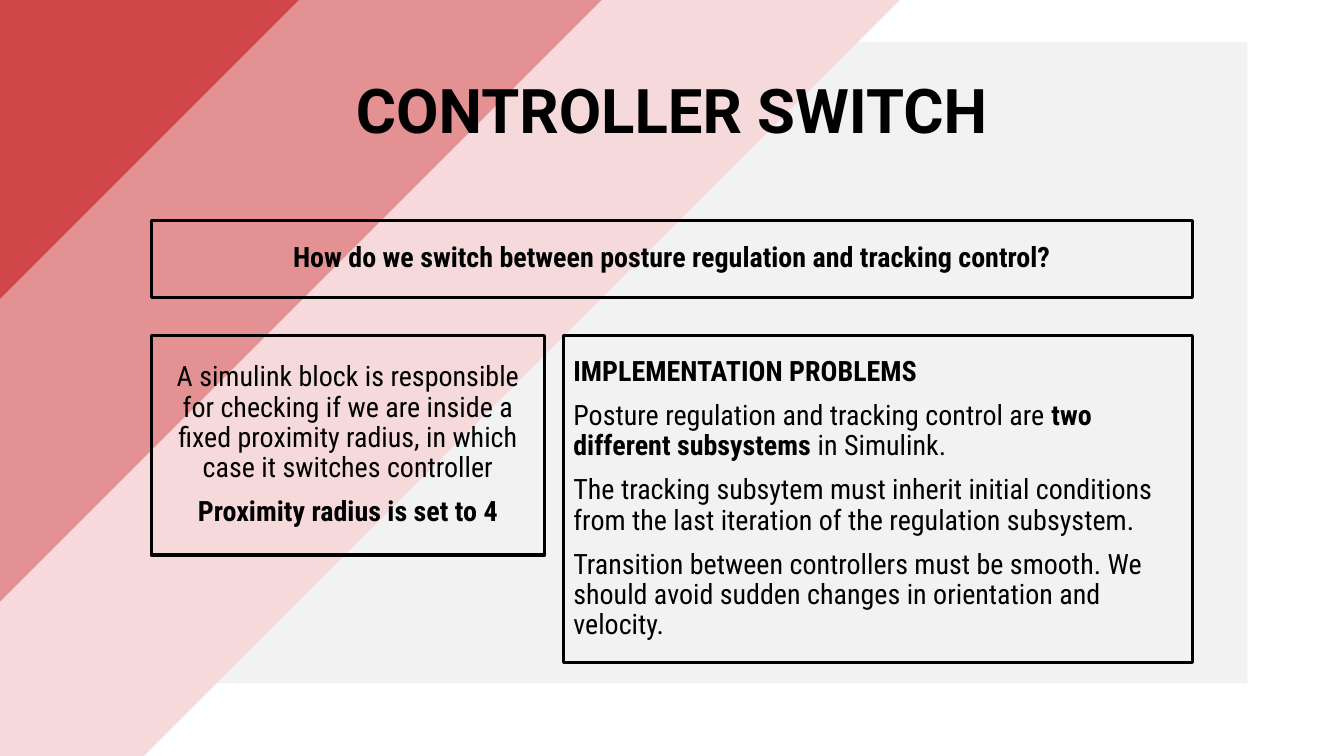
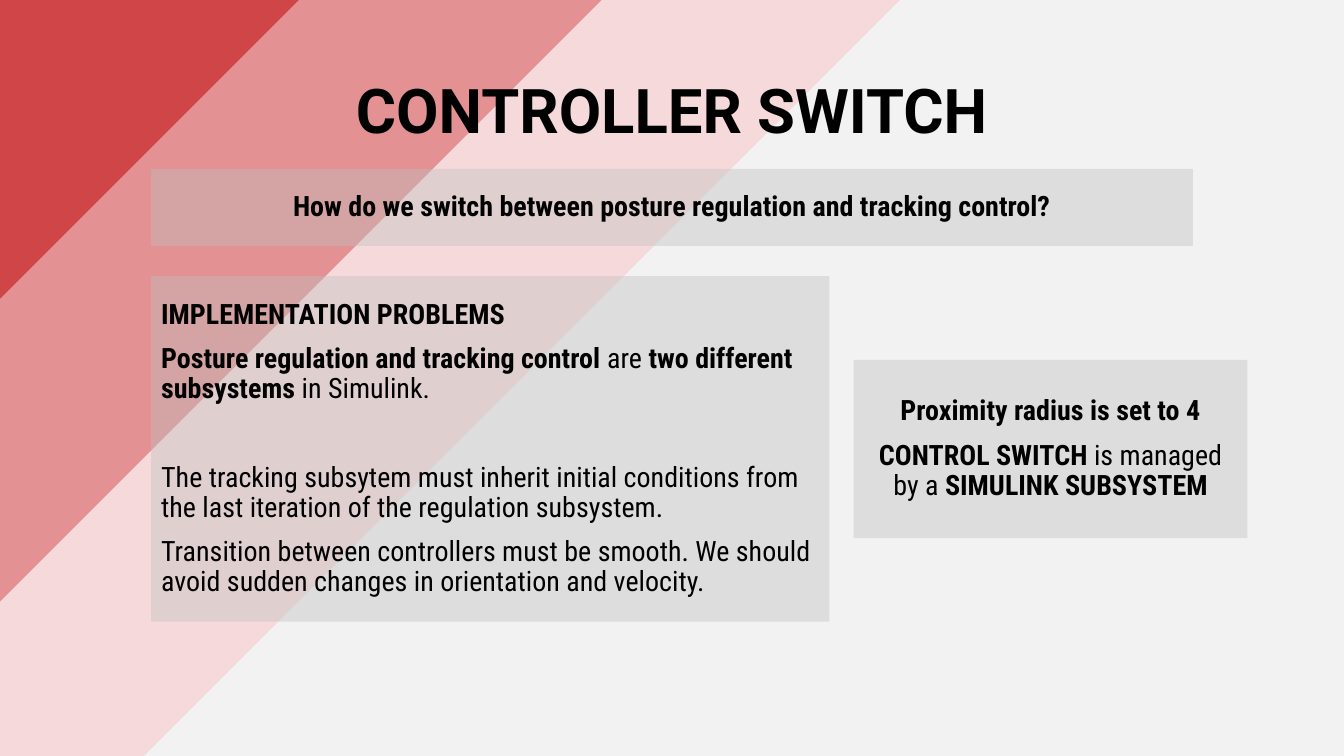
Before and after one commit to PippoGot/R-C2, a slide deck: slide 9 of documentation/presentation.pptx (slide 8 before the commit). Drawn at 1344x756 pixels with LibreOffice and Linux fonts; fonts in the diff are those of the drawing. Boxes give left, top, right and bottom in pixels: in the first picture for what was removed or moved away, otherwise in the second. Text is boxed around its words. In the diff, an @@ line names an element or a change of style, - is before the commit and + after.

Commit message:
new style !!!

```diff
--- a/documentation/presentation.pptx
+++ b/documentation/presentation.pptx
@@ rectangle resized from (x1=97, y1=42, x2=1248, y2=684) to (x1=97, y1=0, x2=1344, y2=756) @@
@@ text "How do we switch between ..." moved from (x1=151, y1=220, x2=1193, y2=297) to (x1=151, y1=168, x2=1193, y2=246) @@
@@ rectangle "IMPLEMENTATION PROBLEMS" resized from (x1=564, y1=336, x2=1194, y2=662) to (x1=151, y1=276, x2=830, y2=622) @@
@@ text in rectangle at (x1=161, y1=342, x2=792, y2=405): bold on in "Posture regulation and tracking control" @@
@@ text in rectangle at (x1=177, y1=361, x2=519, y2=478): paragraph removed @@
-A simulink block is responsible for checking if we are inside a fixed proximity radius, in which case it switches controller
@@ fill none to #BFBFBF at 40% opacity; outline #000000 2.25 pt to none in 3 elements at (x1=151, y1=168, x2=1193, y2=246), (x1=151, y1=276, x2=830, y2=622), (x1=854, y1=360, x2=1248, y2=538) @@
@@ rectangle "Proximity radius is set to ..." resized from (x1=151, y1=336, x2=545, y2=556) to (x1=854, y1=360, x2=1248, y2=538) @@
@@ text in rectangle at (x1=879, y1=444, x2=1222, y2=501): paragraph added @@
+CONTROL SWITCH is managed by a SIMULINK SUBSYSTEM
```
Also in this commit, not shown: 25 other slides changed, 2 slides added.
